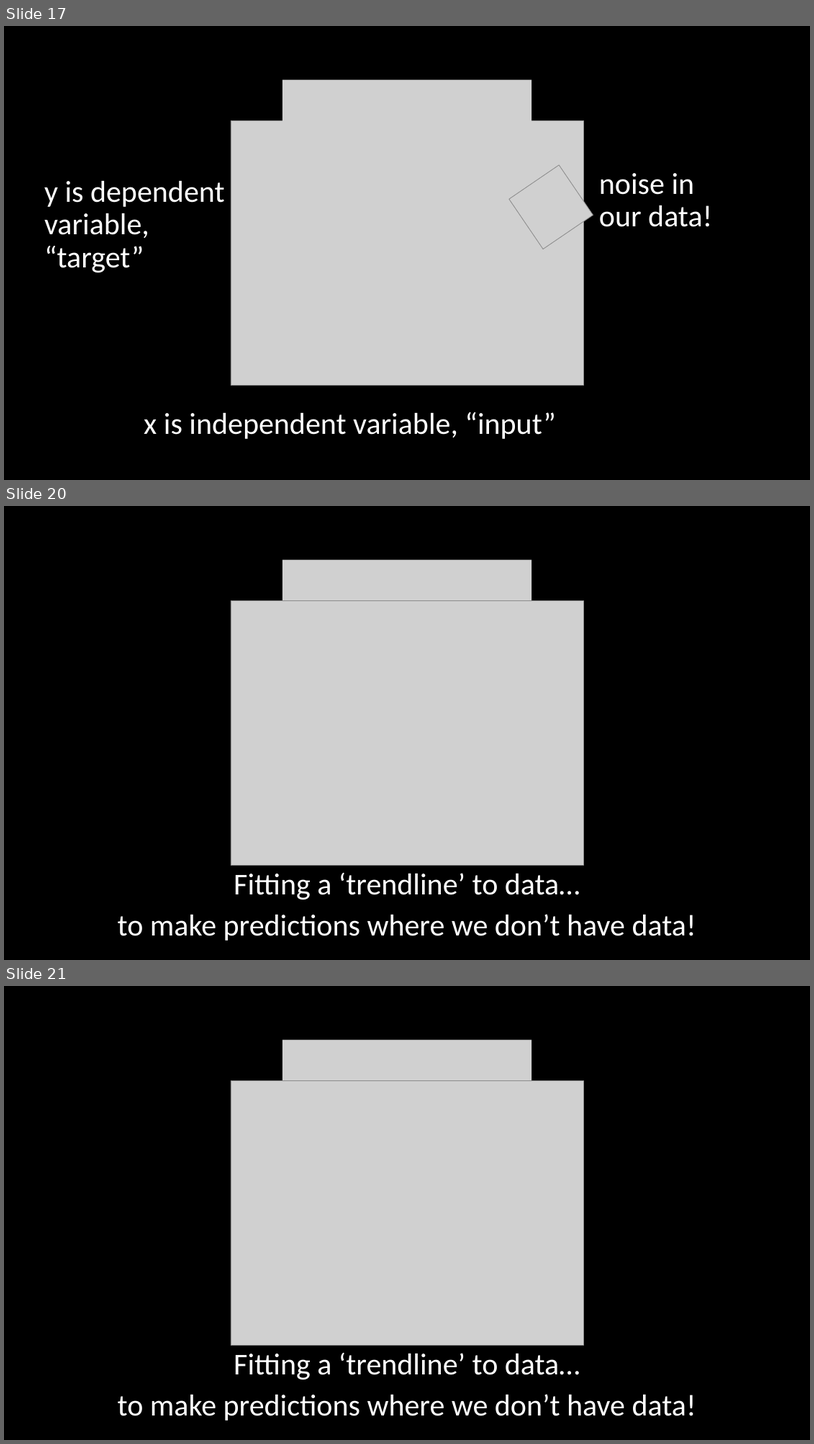
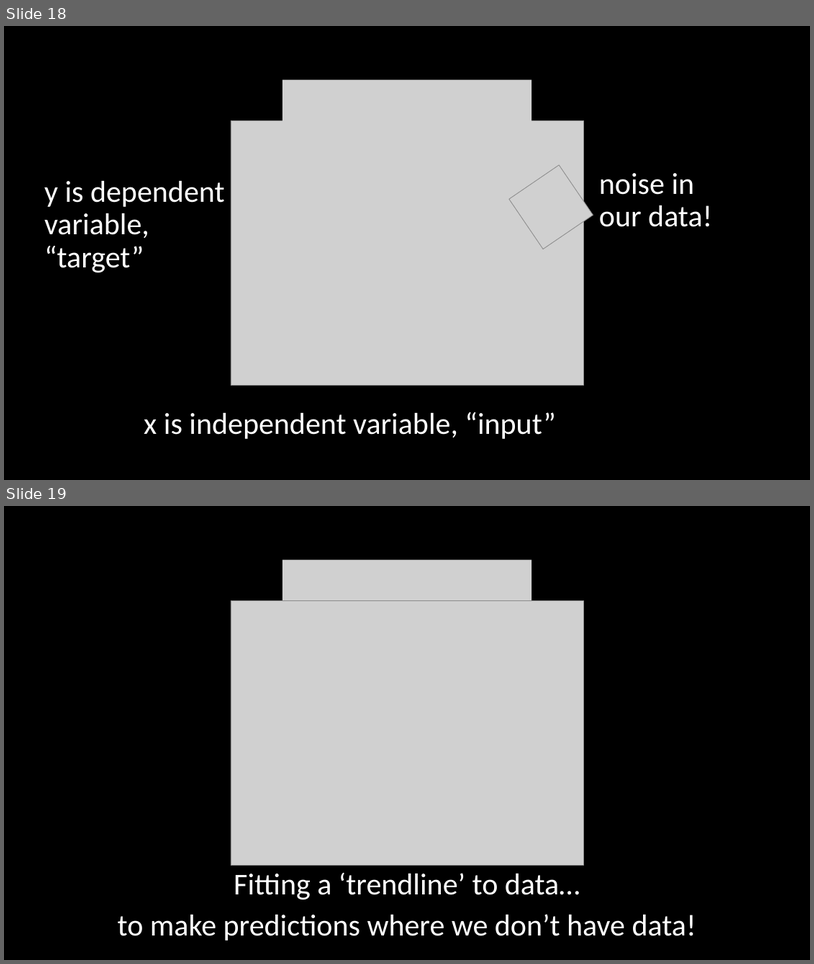
Before and after one commit to PhilParisi/gpr_ms_thesis, a slide deck: presentations/28March2023_committee.pptx. Shown one above the other, each under a label of ours: slides 17, 20 and 21 before the commit, slides 18 and 19 after it; the slides between them are not shown. The pictures are 814x1444 and 814x964 pixels, drawn with LibreOffice and Linux fonts; fonts in the diff are those of the drawing; grey boxes stand for pictures. Boxes give left, top, right and bottom in pixels: in the first picture for what was removed or moved away, otherwise in the second. Text is boxed around its words. In the diff, an @@ line names an element or a change of style, - is before the commit and + after.

```diff
--- a/presentations/28March2023_committee.pptx
+++ b/presentations/28March2023_committee.pptx
@@ slide 20 removed at box(4, 506, 810, 960), background #000000 @@
@@ picture removed at box(282, 560, 532, 641) @@
@@ picture removed at box(231, 600, 584, 865) @@
@@ subtitle removed at box(118, 872, 697, 940) @@
-Fitting a ‘trendline’ to data…
-to make predictions where we don’t have data!
@@ what was slide 17 is now slide 18 @@
@@ what was slide 21 is now slide 19 @@
```
Also in this commit, not shown: 4 slides changed, 1 slide added, 30 other slides removed, 1 other file.
